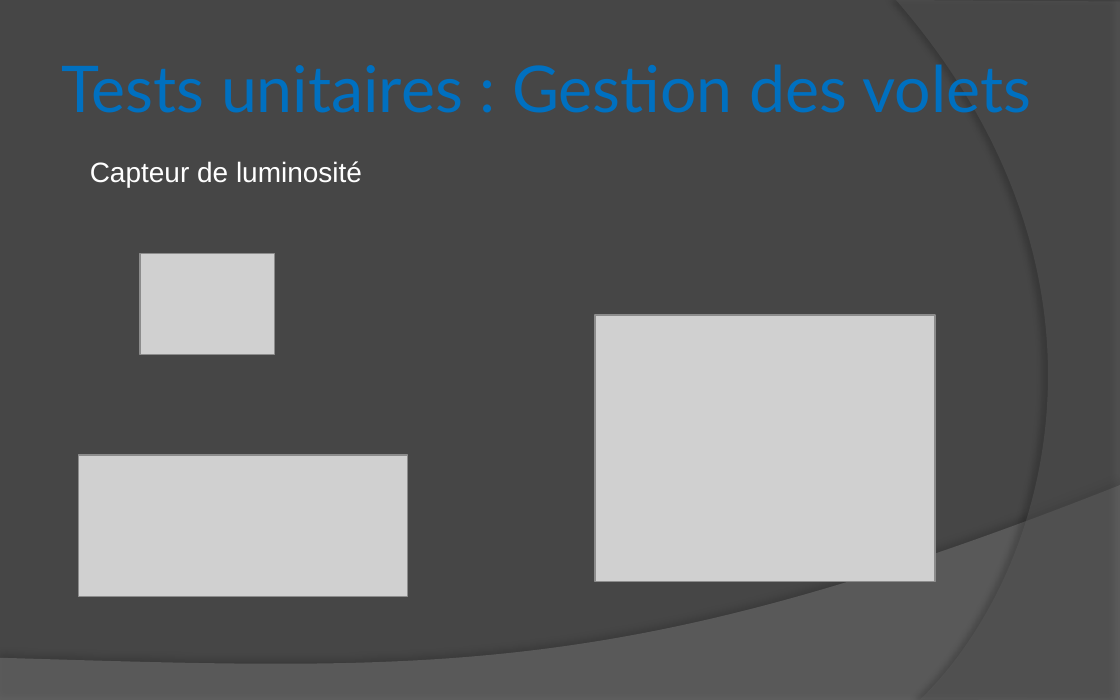
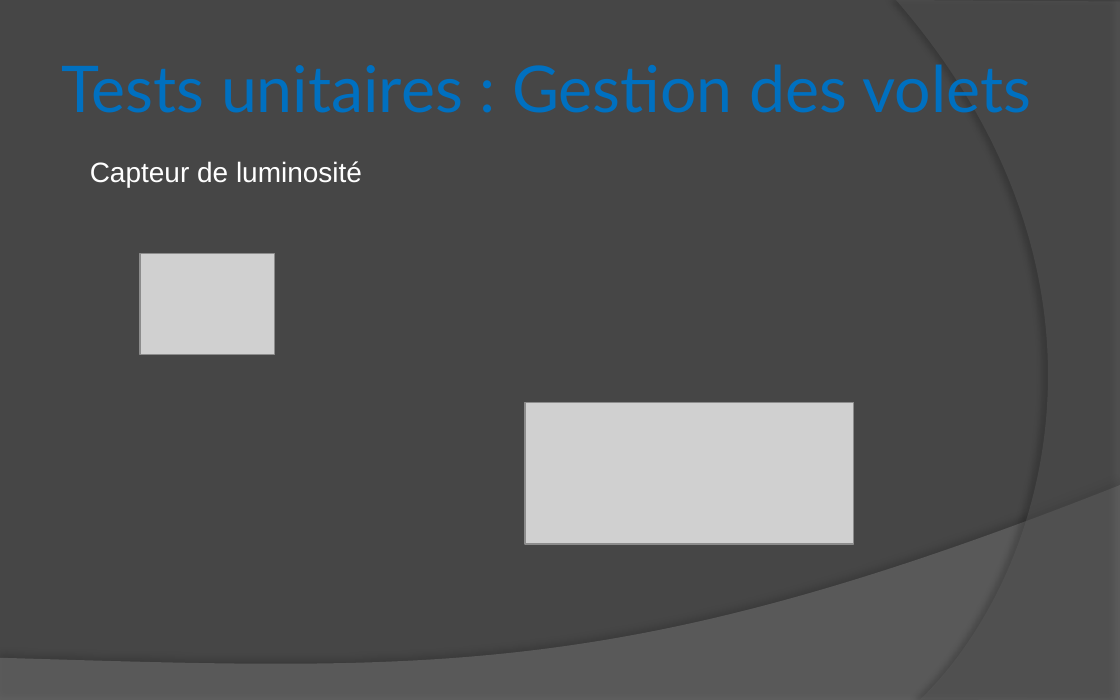
Before and after one commit to DrBalf/domotique_bts_sn_ec_projet, a slide deck: slide 17 of Rapport/Benjamin/RevueDeProjet.pptx. Drawn at 1120x700 pixels with LibreOffice and Linux fonts; fonts in the diff are those of the drawing; grey boxes stand for pictures. Boxes give left, top, right and bottom in pixels: in the first picture for what was removed or moved away, otherwise in the second. Text is boxed around its words. In the diff, an @@ line names an element or a change of style, - is before the commit and + after.

```diff
--- a/Rapport/Benjamin/RevueDeProjet.pptx
+++ b/Rapport/Benjamin/RevueDeProjet.pptx
@@ picture removed at bbox=[595, 315, 935, 581] @@
@@ picture: place and size @@
-picture at bbox=[78, 455, 407, 596]
+picture at bbox=[525, 402, 853, 543]
```
Also in this commit, not shown: 11 other slides changed, 5 other files.
